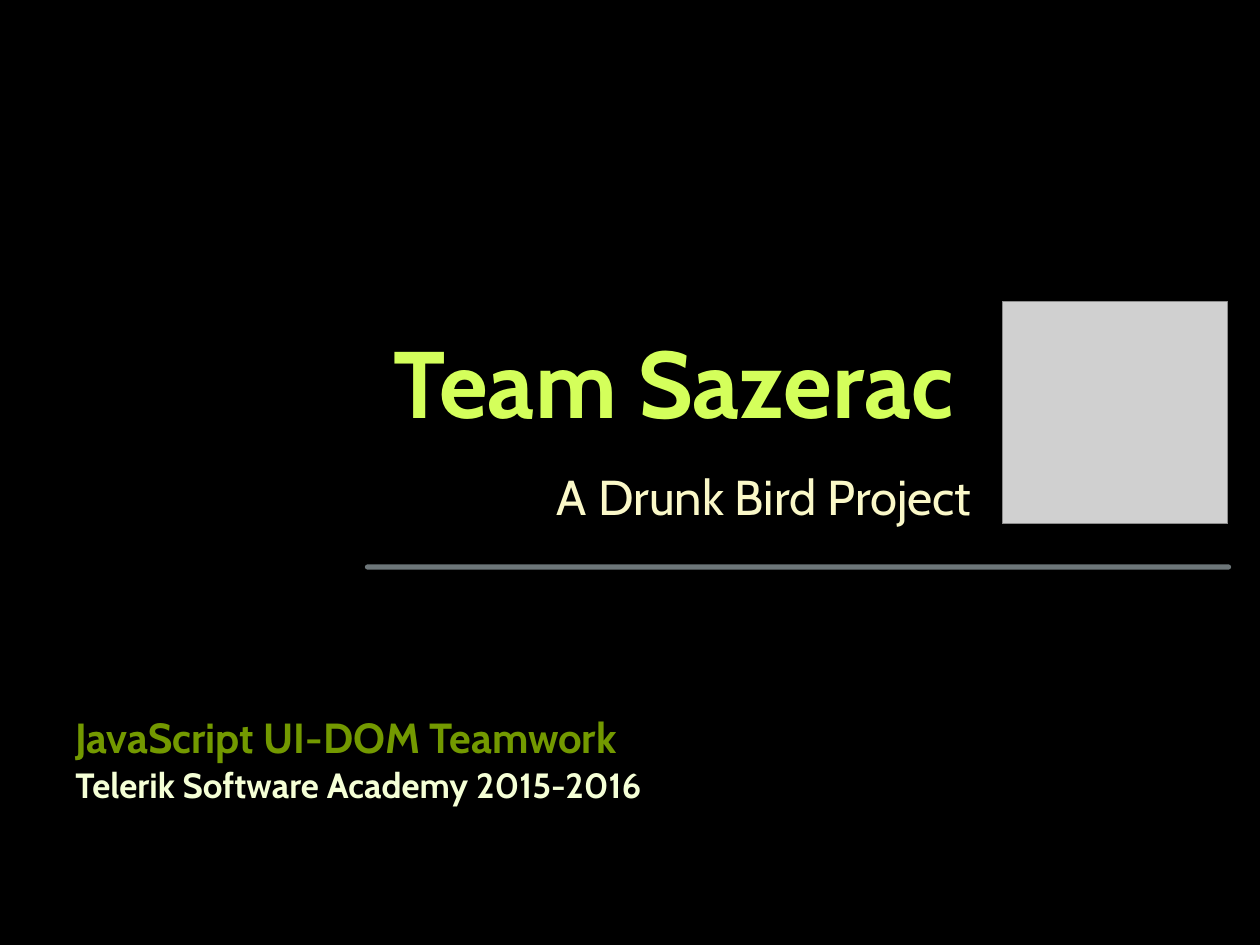
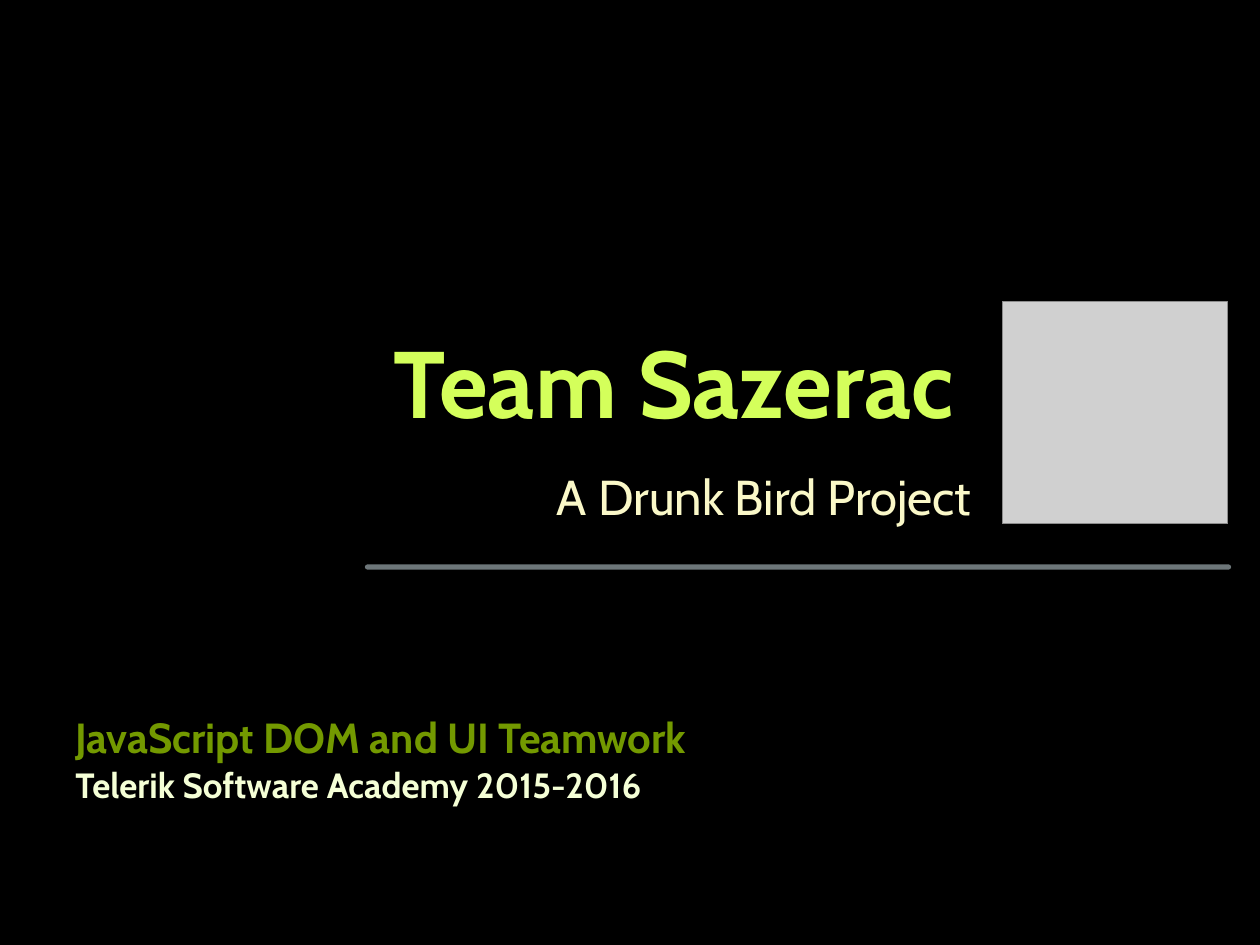
Before and after one commit to Spurch/TeamSazerac, a slide deck: slide 1 of TeamSazerac.pptx. Drawn at 1260x945 pixels with LibreOffice and Linux fonts; fonts in the diff are those of the drawing; grey boxes stand for pictures; background and template pictures are left out. Boxes give left, top, right and bottom in pixels: in the first picture for what was removed or moved away, otherwise in the second. Text is boxed around its words. In the diff, an @@ line names an element or a change of style, - is before the commit and + after.

```diff
--- a/TeamSazerac.pptx
+++ b/TeamSazerac.pptx
@@ text at bbox=[75, 721, 686, 763]: text changed @@
-JavaScript UI-DOM Teamwork
+JavaScript DOM and UI Teamwork
```
Also in this commit, not shown: 1 other slide changed.
